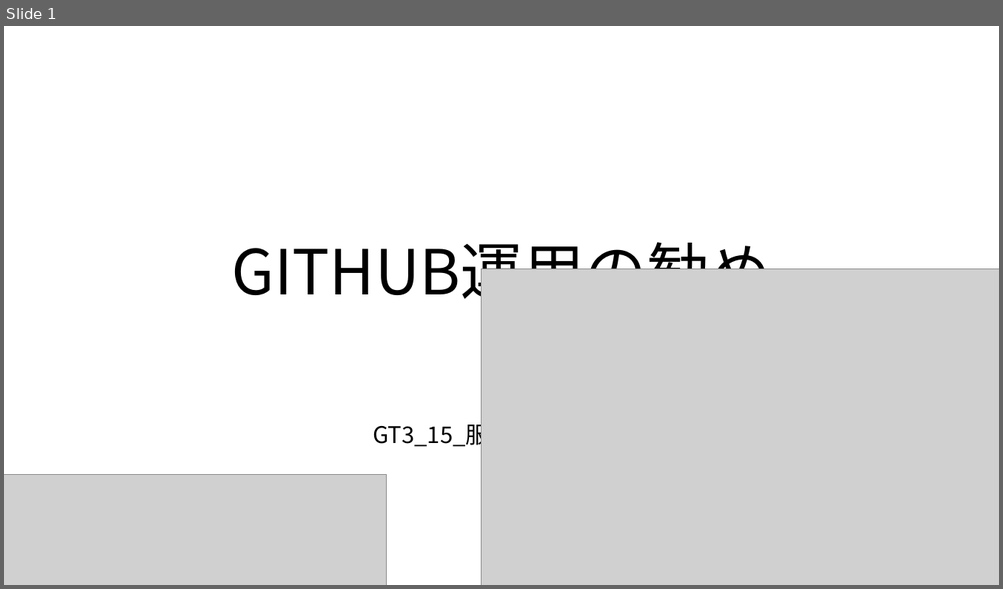
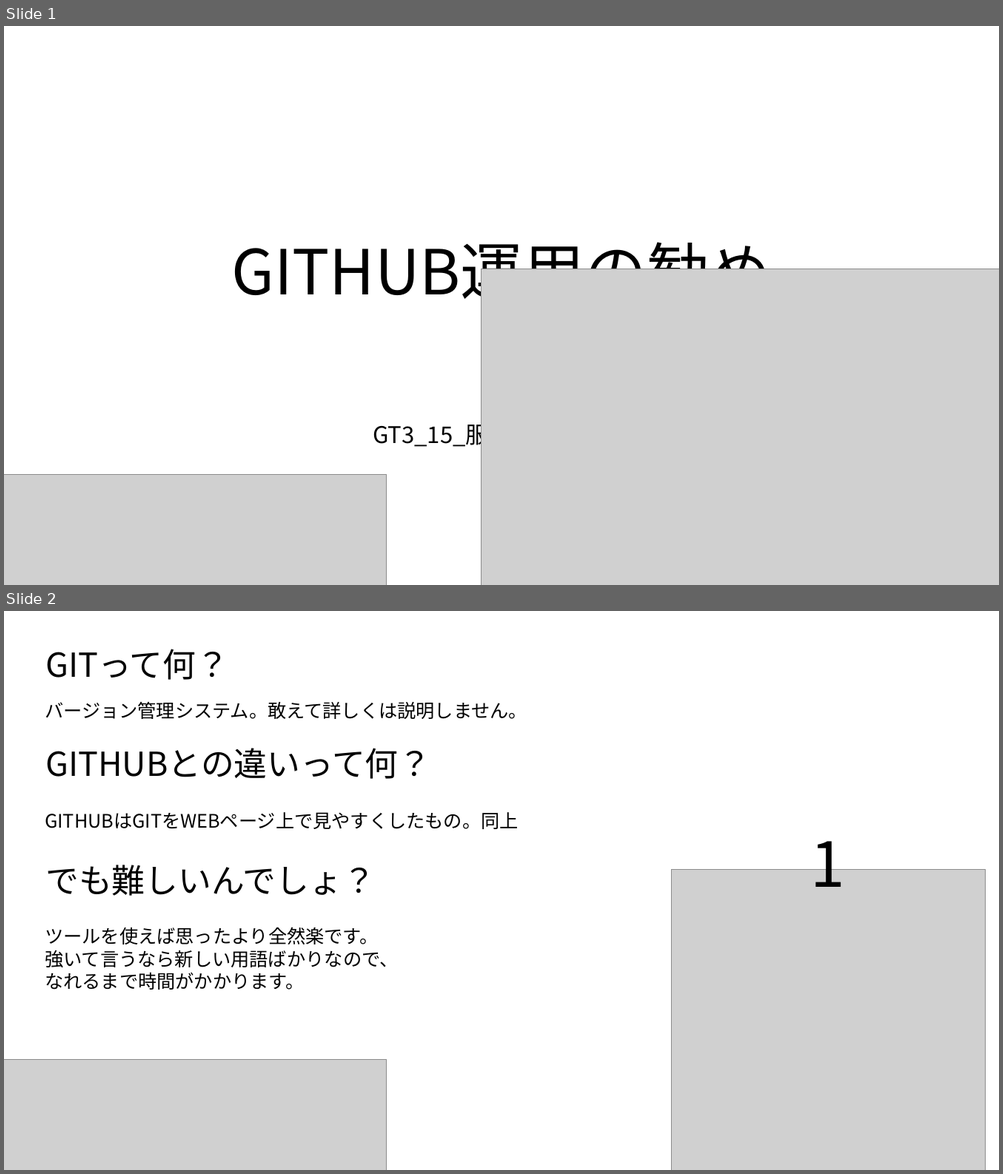
Before and after one commit to HattoriNaoki-t/git_study, a slide deck: GITHUB運用の勧め.pptx. Shown one above the other, each under a label of ours: slide 1 before the commit, slides 1 and 2 after it. The pictures are 1003x589 and 1003x1174 pixels, drawn with LibreOffice and Linux fonts; fonts in the diff are those of the drawing; grey boxes stand for pictures. Boxes give left, top, right and bottom in pixels: in the first picture for what was removed or moved away, otherwise in the second. Text is boxed around its words. In the diff, an @@ line names an element or a change of style, - is before the commit and + after.

```diff
--- a/GITHUB運用の勧め.pptx
+++ b/GITHUB運用の勧め.pptx
@@ slide 2 added at box(4, 611, 999, 1170), background #FFFFFF @@
@@ text added at box(45, 649, 229, 680), 32 pt, text #000000 @@
+GITって何？
@@ text added at box(45, 702, 527, 719), 18 pt, text #000000 @@
+バージョン管理システム。敢えて詳しくは説明しません。
@@ text added at box(45, 748, 431, 779), 32 pt, text #000000 @@
+GITHUBとの違いって何？
@@ text added at box(45, 812, 518, 829), 18 pt, text #000000 @@
+GITHUBはGITをWEBページ上で見やすくしたもの。同上
@@ text added at box(811, 824, 845, 887), 60 pt, text #000000 @@
+1
@@ text added at box(45, 865, 375, 896), 32 pt, text #000000 @@
+でも難しいんでしょ？
@@ picture added at box(671, 870, 985, 1170) @@
@@ text added at box(45, 927, 398, 990), 18 pt, text #000000 @@
+ツールを使えば思ったより全然楽です。
+強いて言うなら新しい用語ばかりなので、
+なれるまで時間がかかります。
@@ picture added at box(4, 1059, 386, 1170) @@
```
Also in this commit, not shown: 4 slides changed, 1 other slide added, 1 other file.
